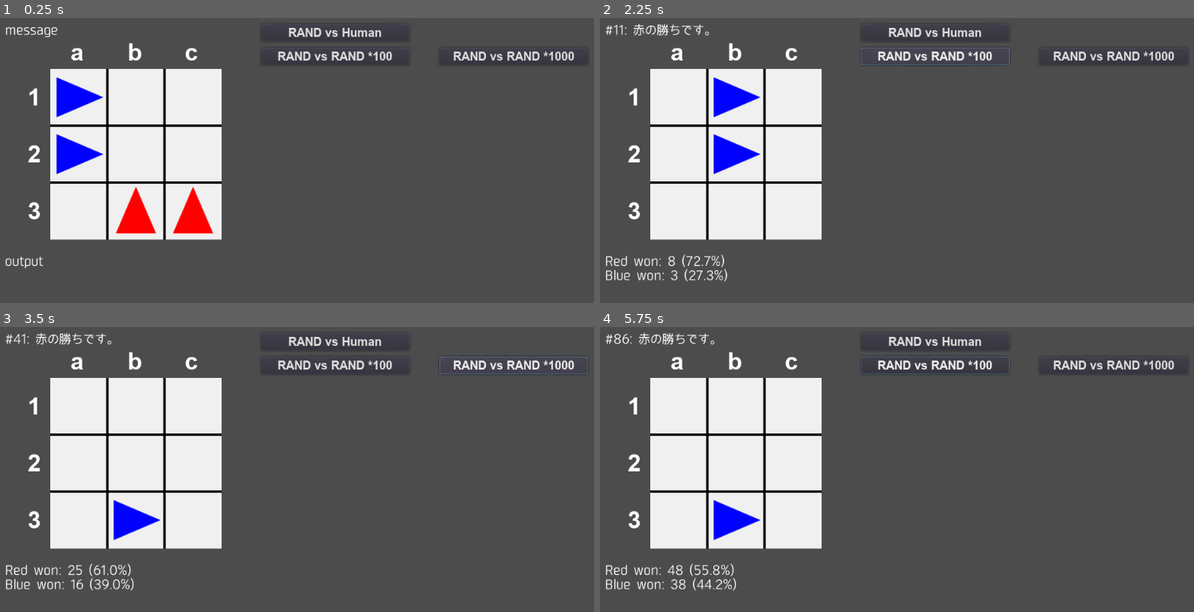
Above: before the commit, frames 1-4 (two rows, left to right).
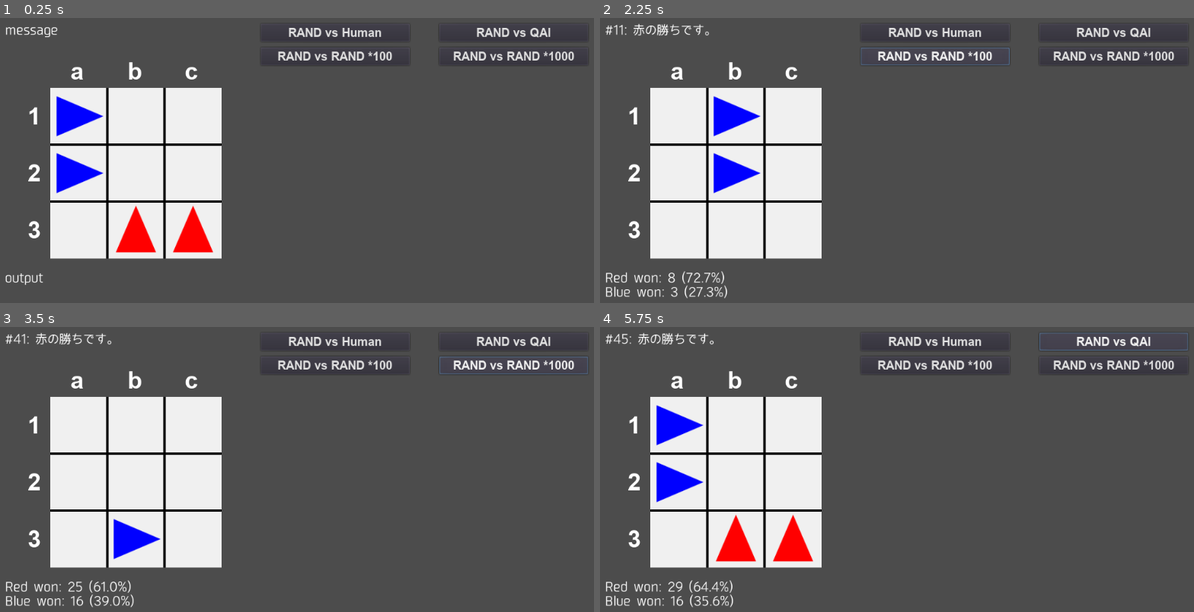
Above: after the commit, the same moments.

Repository: vivisuke/Dodgem
Game: Godot game, scene res://MainScene.tscn
The game is run twice, just before and just after one commit, with the same random seed, the same clock (stepped at 60 frames per second) and the same inputs.
Inputs (mouse positions are in pixels of both pictures, inside the frame that each line leads up to):
- Up to frame 1 (0.25 s): no input
- Up to frame 2 (2.25 s): click (1110, 32) at 0.5 s, where only the run after the commit has a clickable "RAND vs QAI"; click "RAND vs Human" at 1.25 s; click "RAND vs RAND *100" at 2 s
- Up to frame 3 (3.5 s): click "RAND vs RAND *1000" at 2.75 s
- Up to frame 4 (5.75 s): click "RAND vs Human" at 3.5 s; click "RAND vs RAND *100" at 4.25 s; click (1110, 341) at 5 s, where only the run after the commit has a clickable "RAND vs QAI"

The runs differ from the first frame. In frame 1, 8.4% of the frame differs, in the area x 0-93%, y 3-94%; in frame 2, 8.1%; in frame 3, 7.4%; in frame 4, 9.4%, in the area x 1-99%, y 2-99%.

Commit message:
0022 ◎ C 11/21 11/21 0.001│ToDo│最後に移動したピース位置保存

Diff:
--- a/Dodgem/MainScene.gd
+++ b/Dodgem/MainScene.gd
@@ -4,6 +4,7 @@
 	MODE_INIT = 0,
 	MODE_RAND_HUMAN,
 	MODE_RAND_RAND,
+	MODE_RAND_QAI,		# 赤：QAI、青：RANDOM、先手後手交互
 }
 const N_HORZ = 3
 const N_VERT = 3
@@ -19,11 +20,13 @@
 var nEpisodeRest = 0
 var cantMoveWon = false		# 着手不可での勝利
 var red_first = true		# 赤が先手
-var dstcur_showed = false		# 移動先カーソル表示状態
+var dstcur_showed = false	# 移動先カーソル表示状態
 var nMoved = 0				# 何手着手したか
 var next = TILE_RED			# TILE_RED | TILE_BLUE
-var nRed = 2				# 下側ピース個数
-var nBlue = 2				# 左側ピース個数
+var nRed = N_HORZ - 1		# 下側ピース個数
+var nBlue = N_VERT - 1		# 左側ピース個数
+var lastRedPos
+var lastBluePos
 var nRedWon = 0		# 赤勝利数
 var nBlueWon = 0	# 青勝利数
 
@@ -64,7 +67,7 @@
 		for x in range(N_HORZ):
 			$Board/CursorTileMap.set_cell(x, y-1, TILE_NONE)
 # 必ず左下原点から、赤番なら右・上の順、青番なら上・右の順にスキャン
-func get_key(nx):
+func get_key(nx) -> Array:		# [手番ビットボード, 非手番ビットボード]
 	var mask = 1<<8
 	var bitsR = 0
 	var bitsB = 0
@@ -82,6 +85,17 @@
 				elif $Board/TileMap.get_cell(x, y) == TILE_BLUE: bitsB |= mask
 				mask >>= 1
 		return [bitsB, bitsR]
+func print_key(key):
+	var bd = []
+	#for i in range(N_HORZ * N_VERT): a.push_back(0)
+	var mask = 1<<8
+	for y in range(2, -1, -1):
+		for x in range(N_HORZ):
+			if (key[0] & mask) != 0: bd.push_back(1)
+			elif (key[1] & mask) != 0: bd.push_back(2)
+			else: bd.push_back(0)
+			mask >>= 1
+	print(bd)
 func check_pieces_count():
 	var nr = 0
 	var nb = 0
@@ -91,8 +105,25 @@
 			elif $Board/TileMap.get_cell(x, y) == TILE_BLUE: nb += 1
 	#return [nr, nb]
 	if nr != nRed || nb != nBlue:
+		print(nr, ", ", nb)
 		print(get_key(next))
 		assert( nr == nRed && nb == nBlue )
+func do_move(src, dst, col):
+	$Board/TileMap.set_cellv(src, TILE_NONE)		# 移動元
+	if dst.x < N_HORZ && dst.y >= 0:		# 盤面内の場合
+		$Board/TileMap.set_cellv(dst, col)
+		if col == TILE_RED:
+			lastRedPos = dst
+		else:
+			lastBluePos = dst
+	else:		# 盤面外へ移動の場合
+		if col == TILE_RED:
+			nRed -= 1
+		else:
+			nBlue -= 1
+	#print("#blue = %d, #red = %d" % [nBlue, nRed])
+	nMoved += 1
+
 func _input(event):
 	if event is InputEventMouseButton && event.is_pressed():
 		#if next == TILE_BLUE: return
@@ -121,13 +152,7 @@
 		else:
 			if $Board/CursorTileMap.get_cellv(mp) == TILE_DST:		# 移動先がクリックされた場合
 				print("src = ", cursor, ", dst = ", mp)
-				$Board/TileMap.set_cellv(cursor, TILE_NONE)		# 移動元
-				if mp.y >= 0:		# 盤面内の場合
-					$Board/TileMap.set_cellv(mp, TILE_RED)
-				else:
-					nRed -= 1
-				#print("#blue = %d, #red = %d" % [nBlue, nRed])
-				nMoved += 1
+				do_move(cursor, mp, TILE_RED)
 				if nRed == 0:
 					$MessLabel.text = "赤の勝ちです。"
 					nEpisode += 1
@@ -138,6 +163,16 @@
 				else:
 					next = TILE_BLUE
 			init_cursor()
+func can_move(nx):
+	if nx == TILE_RED:
+		if( nRed == 2 ||
+			$Board/TileMap.get_cell(0, 0) == TILE_RED ||
+			$Board/TileMap.get_cell(1, 0) == TILE_RED ||
+			$Board/TileMap.get_cell(2, 0) == TILE_RED ):
+				return true
+	else:
+		pass
+	return false
 func get_blue_moves() -> Array:
 	var lst = []		# 着手（Vector2(移動元, 移動先)）配列
 	for y in range(N_VERT):
@@ -175,7 +210,7 @@
 func moveRandom(nx) -> bool:		# nx: TILE_BLUE or TILE_RED, return: ゲーム終了？
 	var mvs = get_blue_moves() if nx == TILE_BLUE else get_red_moves()
 	if mvs.empty():
-		check_pieces_count()
+		#check_pieces_count()
 		print("nRed = ", nRed, ", nBlue = ", nBlue)
 		print(("red" if nx == TILE_RED else "blue"), " can't move")
 		#print(get_key(nx))
@@ -189,22 +224,25 @@
 	if mvs.size() == 1: mv = mvs[0]
 	else:
 		mv = mvs[rng.randi_range(0, mvs.size() - 1)]
-	$Board/TileMap.set_cellv(mv[0], TILE_NONE)		# 移動元消去
-	if mv[1].x < N_HORZ && mv[1].y >= 0:		# 盤面内の場合
-		$Board/TileMap.set_cellv(mv[1], nx)			# 移動先にピース設置
-	else:		# 盤面外に移動した場合
-		if nx == TILE_BLUE:
-			nBlue -= 1
-		else:
-			nRed -= 1
-	#print("#blue = %d, #red = %d" % [nBlue, nRed])
-	nMoved += 1
+	do_move(mv[0], mv[1], nx)
 	if nBlue == 0 || nRed == 0:
 		gameOver(TILE_BLUE if nBlue == 0 else TILE_RED)
 		return true;		# 終局
 	else:
 		return false;
+func get_maxQ_move(qix):
+	pass
+func process_rand_qai():
+	var qix0 = get_key(next)
+	var mvs = get_blue_moves() if next == TILE_BLUE else get_red_moves()
+	var ix
+	if next == TILE_RED:
+		ix = get_maxQ_move(qix0)
+	else:
+		ix = rng.randi_range(0, mvs.size() - 1)
+	pass
 func _process(delta):
+	check_pieces_count()
 	if mode == MODE_RAND_HUMAN:
 		if next == TILE_BLUE:
 			$MessLabel.text = ""
@@ -218,10 +256,12 @@
 				$MessLabel.text = "移動元をクリックしてください。"
 			else:
 				$MessLabel.text = "移動先をクリックしてください。"
+	elif mode == MODE_RAND_QAI:		# 赤：QAI、青：RANDOM
+		process_rand_qai()
 	elif mode == MODE_RAND_RAND:
 		if false:	# 1手/毎フレーム
 			var go = moveRandom(next)
-			check_pieces_count()
+			#check_pieces_count()
 			if go:
 				nEpisodeRest -= 1
 				if nEpisodeRest <= 0:
@@ -233,12 +273,14 @@
 				next = (TILE_BLUE + TILE_RED) - next
 		else:		# 1局/毎フレーム
 			if cantMoveWon:
+				var k = get_key(next)
+				print_key(k)
 				print("cantMoveWon == true")
 			init_board()
-			check_pieces_count()
+			#check_pieces_count()
 			while true:
 				var go = moveRandom(next)
-				check_pieces_count()
+				#check_pieces_count()
 				if go:
 					nEpisodeRest -= 1
 					if nEpisodeRest <= 0:
@@ -280,3 +322,14 @@
 	init_board()
 	next = TILE_RED		# 常に赤先手
 	pass
+
+
+func _on_RxAI_Button_pressed():
+	nEpisodeRest = 1
+	nEpisode = 0
+	clear_stats()
+	mode = MODE_RAND_QAI
+	last_mode = MODE_RAND_QAI
+	init_board()
+	next = TILE_RED		# 常に赤先手
+	pass
--- a/Dodgem/MainScene.tscn
+++ b/Dodgem/MainScene.tscn
@@ -82,9 +82,9 @@
 
 [node name="Board" type="ColorRect" parent="."]
 margin_left = 96.0
-margin_top = 96.0
+margin_top = 128.0
 margin_right = 384.0
-margin_bottom = 384.0
+margin_bottom = 416.0
 color = Color( 0.941176, 0.941176, 0.941176, 1 )
 script = ExtResource( 1 )
 __meta__ = {
@@ -111,6 +111,17 @@
 margin_bottom = 50.0
 custom_fonts/font = SubResource( 3 )
 text = "RAND vs Human"
+__meta__ = {
+"_edit_use_anchors_": false
+}
+
+[node name="RxAI_Button" type="Button" parent="."]
+margin_left = 750.0
+margin_top = 20.0
+margin_right = 1000.0
+margin_bottom = 50.0
+custom_fonts/font = SubResource( 3 )
+text = "RAND vs QAI"
 __meta__ = {
 "_edit_use_anchors_": false
 }
@@ -150,9 +161,9 @@
 
 [node name="OutputLabel" type="Label" parent="."]
 margin_left = 20.0
-margin_top = 410.0
+margin_top = 438.0
 margin_right = 384.0
-margin_bottom = 578.0
+margin_bottom = 579.0
 custom_fonts/font = SubResource( 4 )
 text = "output"
 __meta__ = {
@@ -160,5 +171,6 @@
 }
 
 [connection signal="pressed" from="RxHUM_Button" to="." method="_on_RxHUM_Button_pressed"]
+[connection signal="pressed" from="RxAI_Button" to="." method="_on_RxAI_Button_pressed"]
 [connection signal="pressed" from="RxRx100_Button" to="." method="_on_RxRx100_Button_pressed"]
 [connection signal="pressed" from="RxRx1000_Button" to="." method="_on_RxRx1000_Button_pressed"]
Binary file added: Dodgem/html/Dodgem.png
Not shown, added: Dodgem/html/Dodgem.png.import
Binary file added: Dodgem/html/favicon.png
Not shown, added: Dodgem/html/favicon.png.import
Not shown, changed: .gitignore
Not shown, changed: Dodgem.spr
Not shown, added: Dodgem/html/Dodgem.audio.worklet.js
Not shown, added: Dodgem/html/Dodgem.html
Not shown, added: Dodgem/html/Dodgem.js
Not shown, added: Dodgem/html/Dodgem.pck
